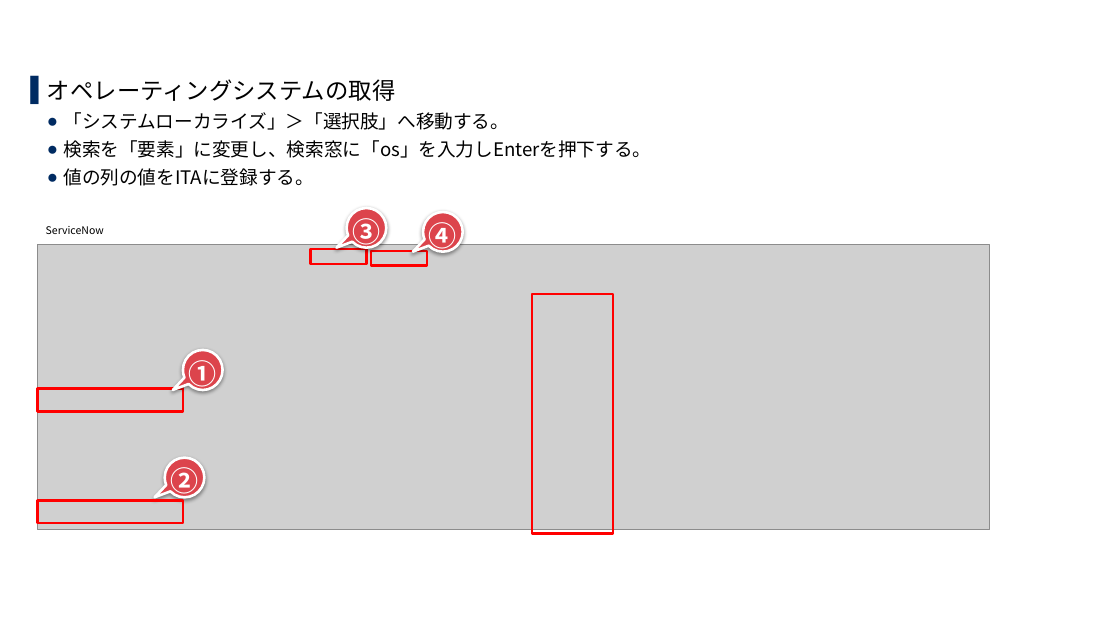
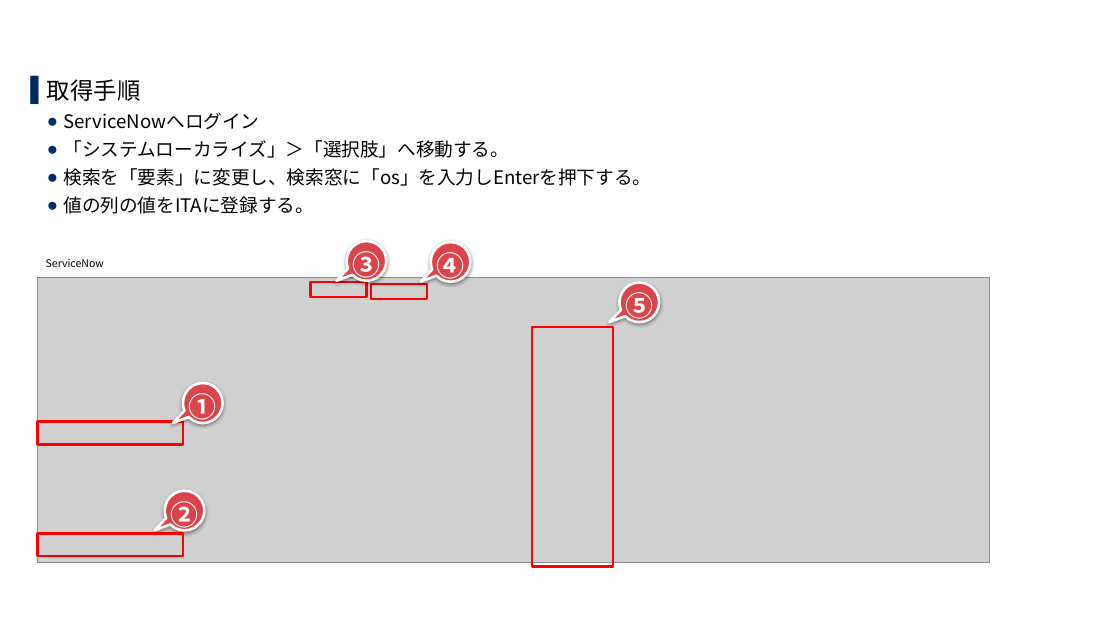
Before and after one commit to exastro-suite/SettingSamples-ServiceNow, a slide deck: slide 46 of docs/setting-samples-servicenow-install_ja.pptx (slide 57 before the commit). Drawn at 1120x630 pixels with LibreOffice and Linux fonts; fonts in the diff are those of the drawing; grey boxes stand for pictures; background and template pictures are left out. Boxes give left, top, right and bottom in pixels: in the first picture for what was removed or moved away, otherwise in the second. Text is boxed around its words. In the diff, an @@ line names an element or a change of style, - is before the commit and + after.

```diff
--- a/docs/setting-samples-servicenow-install_ja.pptx
+++ b/docs/setting-samples-servicenow-install_ja.pptx
@@ text at [47,79,259,129]: text changed; size 20 to 16 pt @@
-▌ オペレーティングシステムの取得
+▌ 取得手順
+  ● ServiceNowへログイン
@@ speech bubble "④": place and size @@
-speech bubble "④" at [423,212,463,251]
+speech bubble "④" at [431,242,471,281]
@@ picture: place and size @@
-picture at [38,245,990,530]
+picture at [38,277,990,563]
@@ rectangle: place and size @@
-rectangle at [311,250,367,265]
+rectangle at [311,282,367,297]
@@ speech bubble added at [619,282,659,322], fill #DC444C, outline #FFFFFF 2.25 pt, 24 pt, text #FFFFFF, bold @@
+⑤
@@ 4 rectangles, 3 speech bubbles, 1 text: place and size @@
-4 rectangles, 3 speech bubbles, 1 text at [38,208,613,534]
+4 rectangles, 3 speech bubbles, 1 text at [38,241,613,566]
```
Also in this commit, not shown: 19 other slides changed, 30 slides added, 42 slides removed, 1 other file.
